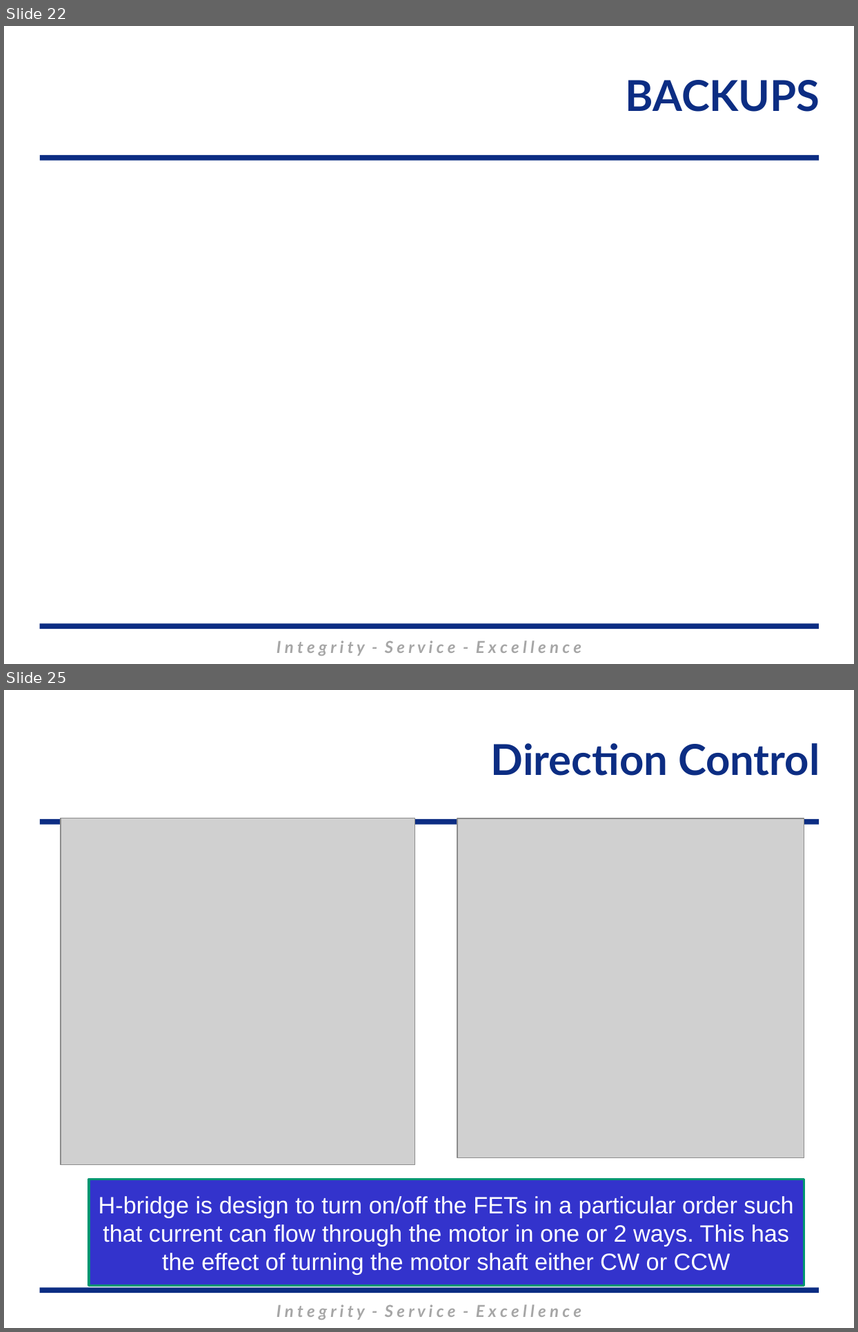
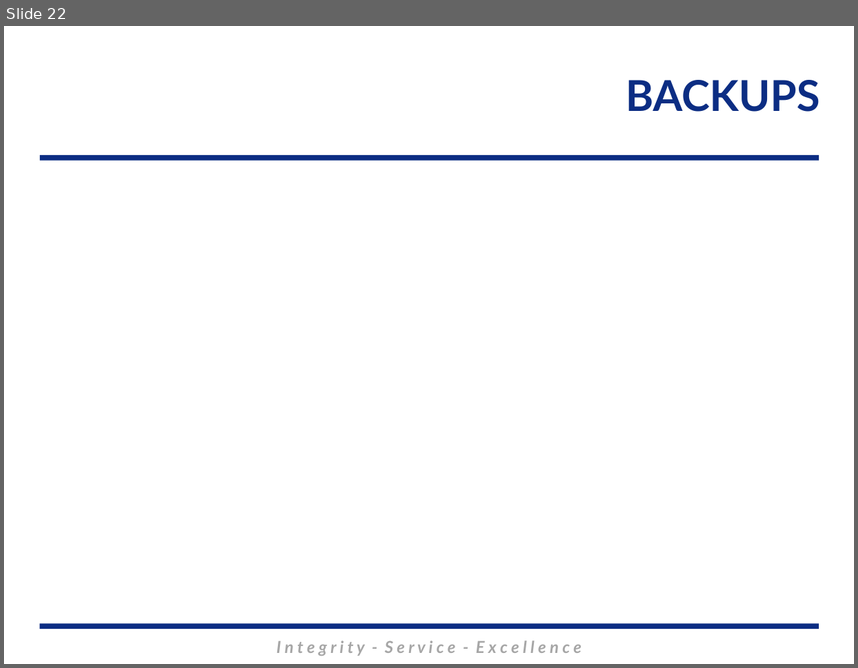
Before and after one commit to MarsUniversity/ECE382, a slide deck: source/lessons/lsn31/Lsn30.pptx. Shown one above the other, each under a label of ours: slides 22 and 25 before the commit, slide 22 after it; the slides between them are not shown. The pictures are 858x1332 and 858x668 pixels, drawn with LibreOffice and Linux fonts; fonts in the diff are those of the drawing; grey boxes stand for pictures; background and template pictures are left out. Boxes give left, top, right and bottom in pixels: in the first picture for what was removed or moved away, otherwise in the second. Text is boxed around its words. In the diff, an @@ line names an element or a change of style, - is before the commit and + after.

```diff
--- a/source/lessons/lsn31/Lsn30.pptx
+++ b/source/lessons/lsn31/Lsn30.pptx
@@ slide 25 removed at bbox=[4, 690, 854, 1328], background #FFFFFF; not listed: 3 template elements that a slide beside it also shows @@
@@ title removed at bbox=[491, 743, 820, 776] @@
-Direction Control
@@ picture removed at bbox=[61, 818, 415, 1164] @@
@@ picture removed at bbox=[457, 818, 804, 1158] @@
@@ rectangle removed at bbox=[89, 1179, 804, 1285] @@
-H-bridge is design to turn on/off the FETs in a particular order such that current can flow through the motor in one or 2 ways. This has the effect of turning the motor shaft either CW or CCW
```
Also in this commit, not shown: 7 other slides removed, 18 other files.
